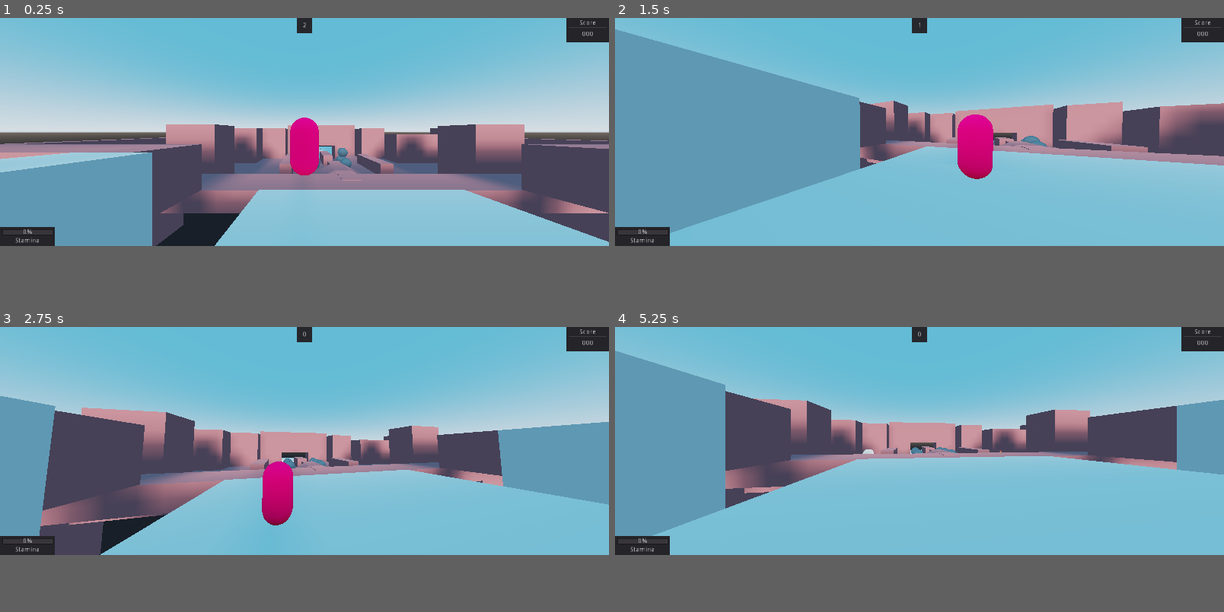
Above: before the commit, frames 1-4 (two rows, left to right).
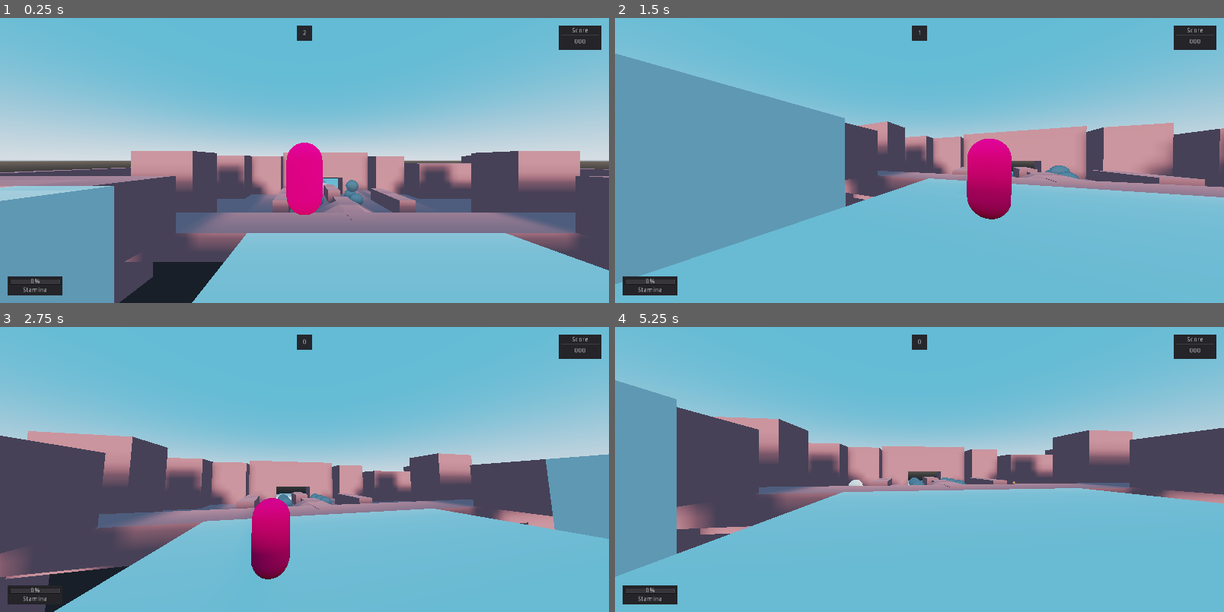
Above: after the commit, the same moments.

Repository: DeerTears/Keep-Away-Game
Game: Godot game, scene res://levels/romping.tscn
Same seed, same stepped clock (60 frames per second), same inputs: the game is played once before the commit and once after it.
Inputs (mouse positions are in pixels of both pictures, inside the frame that each line leads up to):
- Up to frame 1 (0.25 s): no input
- Up to frame 2 (1.5 s): move the mouse to (949, 132) at 0.52 s; tap Enter at 1.25 s; move the mouse to (889, 132) at 1.27 s
- Up to frame 3 (2.75 s): tap Space at 2 s; move the mouse to (316, 438) at 2.02 s
- Up to frame 4 (5.25 s): move the mouse to (913, 443) at 2.77 s; move the mouse to (962, 443) at 3.52 s; tap Enter at 4.25 s; move the mouse to (870, 438) at 4.27 s; tap Space at 5 s; move the mouse to (925, 441) at 5.02 s
In our replay, the window is 800x300 before the commit and 800x375 after it. These sizes can differ from the game's own. Grey fills any space a smaller window leaves; there, only what the larger window draws over its background counts as a difference.

The runs differ from the first frame. In frame 1, 63% of the frame differs, in the area x 0-100%, y 0-100%; in frame 2, 29%; in frame 3, 44%; in frame 4, 33%.

Commit message:
remove old ui script

Diff:
--- a/actors/player.tscn
+++ b/actors/player.tscn
@@ -102,14 +102,20 @@
 [node name="HUD" type="MarginContainer" parent="."]
 anchor_right = 1.0
 anchor_bottom = 1.0
+custom_constants/margin_right = 16
+custom_constants/margin_top = 16
+custom_constants/margin_left = 16
+custom_constants/margin_bottom = 16
 script = ExtResource( 9 )
 __meta__ = {
 "_edit_use_anchors_": false
 }
 
 [node name="Control" type="Control" parent="HUD"]
-margin_right = 1280.0
-margin_bottom = 480.0
+margin_left = 16.0
+margin_top = 16.0
+margin_right = 1264.0
+margin_bottom = 584.0
 
 [node name="Timer" type="Panel" parent="HUD/Control"]
 modulate = Color( 1, 1, 1, 0.862745 )
--- a/project.godot
+++ b/project.godot
@@ -36,7 +36,6 @@
 [display]
 
 window/size/width=1280
-window/size/height=480
 
 [input]
 
--- a/scripts/playermove.gd
+++ b/scripts/playermove.gd
@@ -1,6 +1,7 @@
 extends KinematicBody
 
 signal score_changed
+
 # overview:
 
 # NON-STANDARD FUNCTIONS
--- a/scripts/singletons/gameinfo.gd
+++ b/scripts/singletons/gameinfo.gd
@@ -34,8 +34,9 @@
 
 var warmup_time: float = 3.0
 var countdown_time: float = 3.0
-var round_time: float = 5.0
+var round_time: float = 20.0
 var postgame_time: float = 10.0
+
 func _ready():
 	set_autostart(false)
 	set_one_shot(true)
--- a/scripts/ui.gd
+++ /dev/null
@@ -1,12 +0,0 @@
-extends Control
-
-onready var timer_label = $Timer/Label
-onready var score_label = $Score/MarginContainer/VBox/Label
-
-func _process(_delta):
-	if GameInfo.is_stopped():
-		return
-	timer_label.text = "%d" % [GameInfo.time_left]
-
-func update_score(amount:int):
-	score_label.text = "%03d" % [amount]
